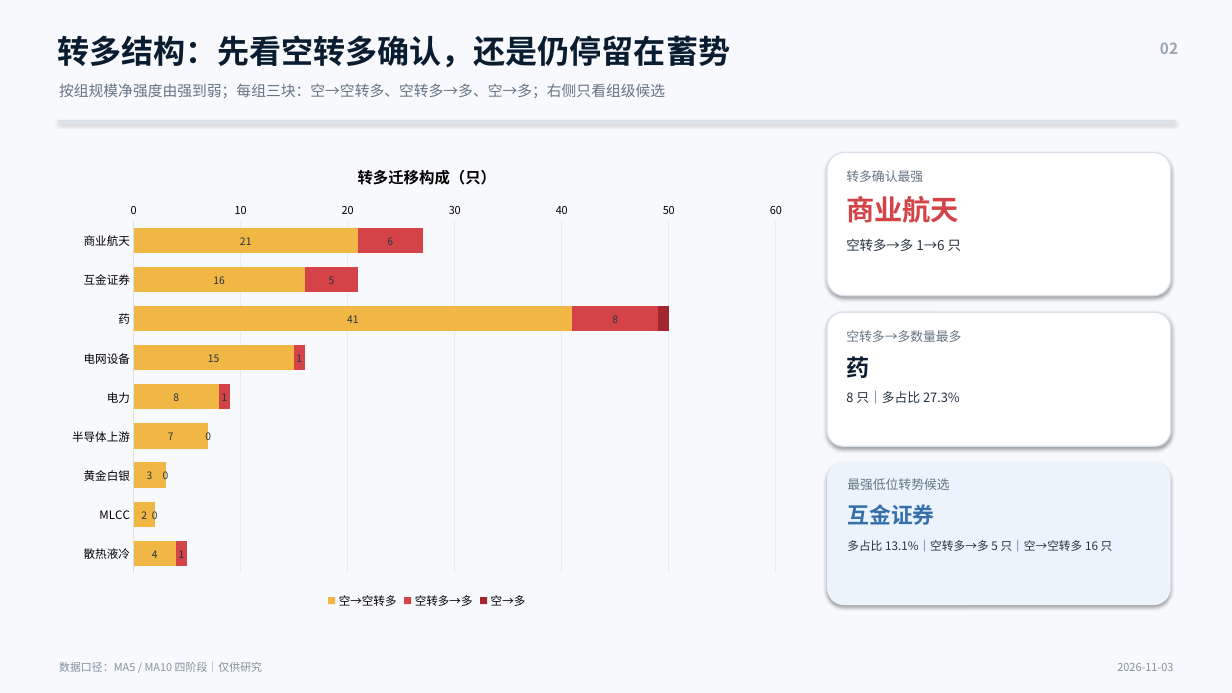
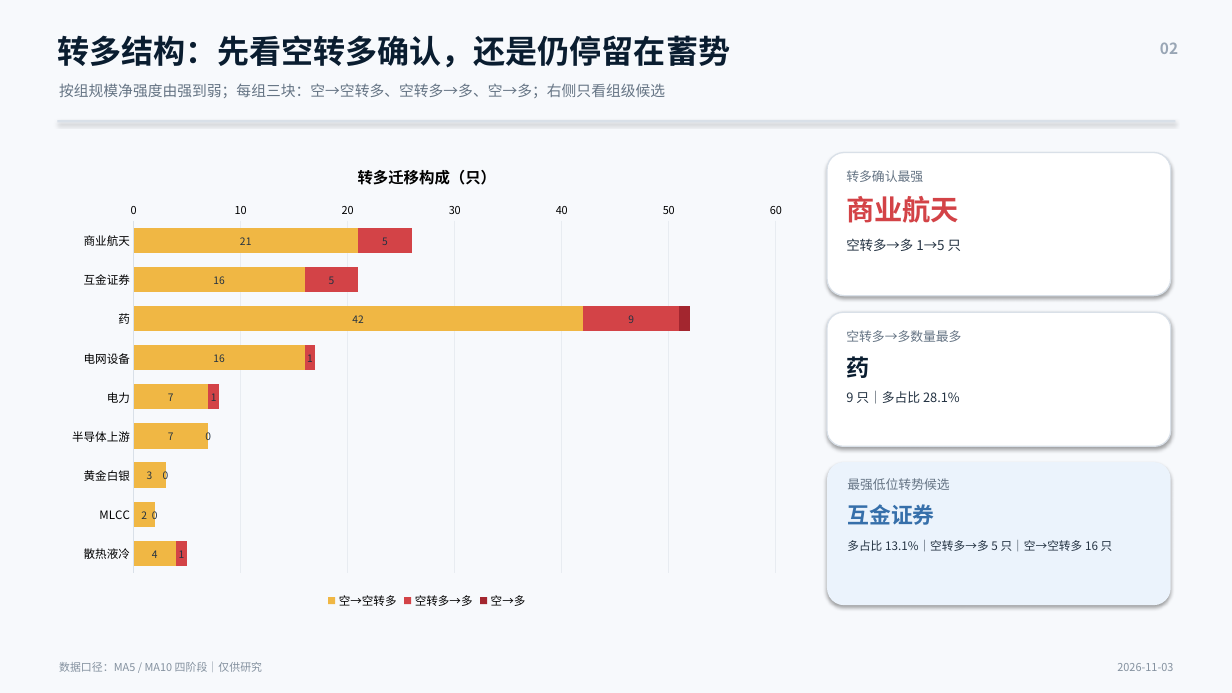
Before and after one commit to nancybhc/a-share-blast-lab, a slide deck: slide 2 of assets/多空阶段简报_2026-11-03.pptx. Drawn at 1232x693 pixels with LibreOffice and Linux fonts; fonts in the diff are those of the drawing. Boxes give left, top, right and bottom in pixels: in the first picture for what was removed or moved away, otherwise in the second. Text is boxed around its words. In the diff, an @@ line names an element or a change of style, - is before the commit and + after.

```diff
--- a/assets/多空阶段简报_2026-11-03.pptx
+++ b/assets/多空阶段简报_2026-11-03.pptx
@@ bar stacked chart at [57, 146, 797, 613] @@
@@ 空→空转多, 药: 41 to 42 @@
@@ 空→空转多, 电网设备: 15 to 16 @@
@@ 空→空转多, 电力: 8 to 7 @@
@@ 空转多→多, 商业航天: 6 to 5 @@
@@ 空转多→多, 药: 8 to 9 @@
@@ text at [846, 238, 961, 251]: text changed @@
-空转多→多 1→6 只
+空转多→多 1→5 只
@@ text at [846, 391, 960, 404]: text changed @@
-8 只｜多占比 27.3%
+9 只｜多占比 28.1%
```
Also in this commit, not shown: 3 other slides changed, 13 other files.
